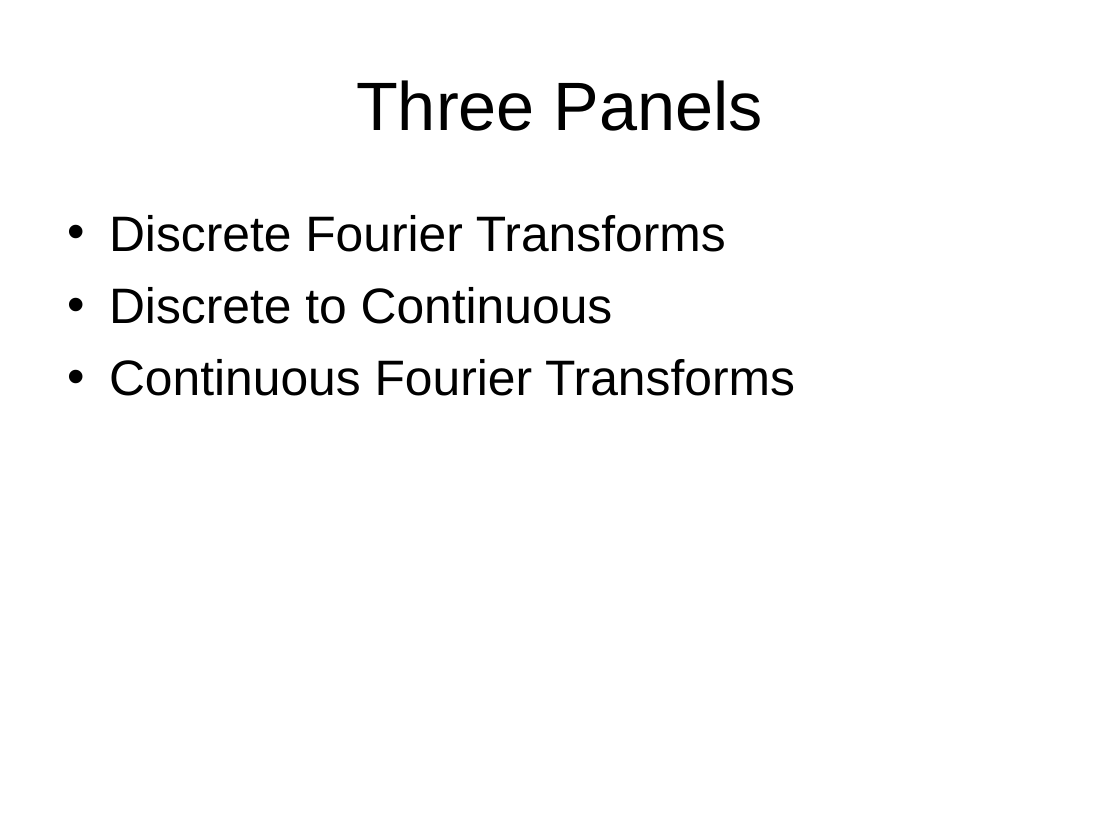
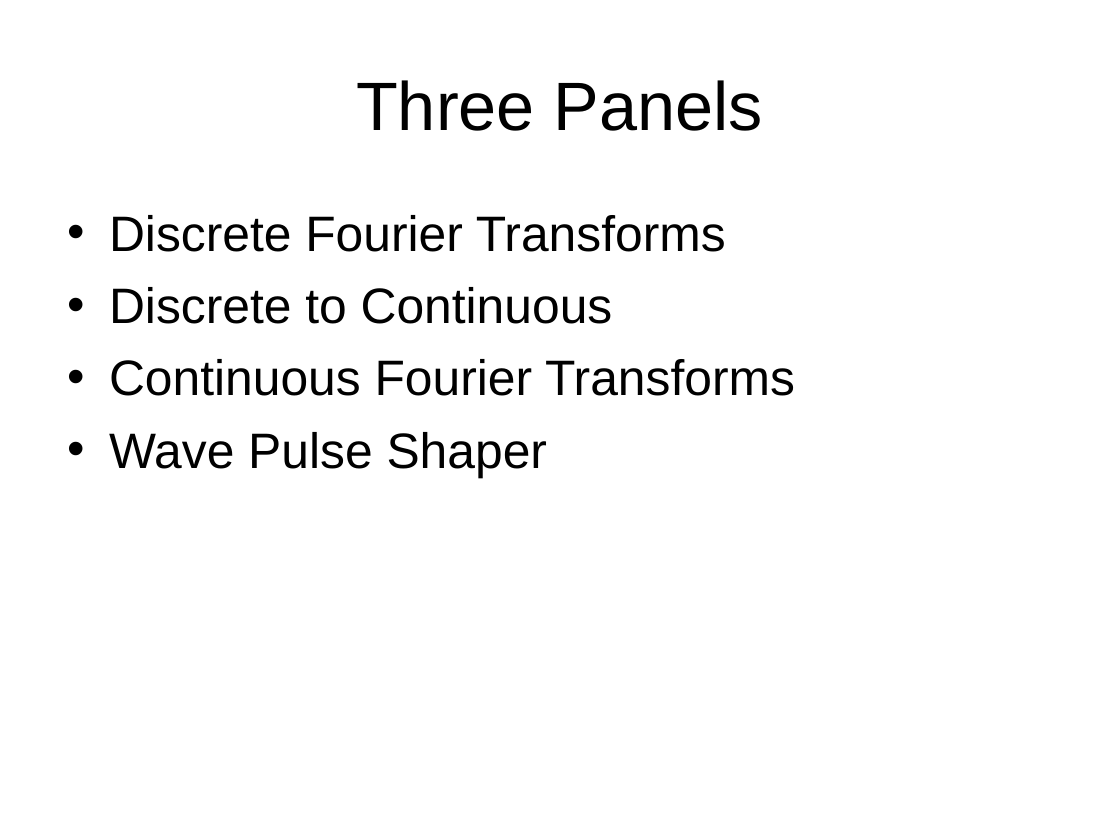
Before and after one commit to azharawaw/sim, a slide deck: slide 2 of trunk/fourier/doc/Fourier_Design_Outline.ppt. Drawn at 1120x840 pixels with LibreOffice and Linux fonts; fonts in the diff are those of the drawing. Boxes give left, top, right and bottom in pixels: in the first picture for what was removed or moved away, otherwise in the second. Text is boxed around its words. In the diff, an @@ line names an element or a change of style, - is before the commit and + after.

```diff
--- a/trunk/fourier/doc/Fourier_Design_Outline.ppt
+++ b/trunk/fourier/doc/Fourier_Design_Outline.ppt
@@ text at (109,432,547,478): paragraph added @@
+• Wave Pulse Shaper
```
Also in this commit, not shown: 10 other slides changed, 16 slides added, 6 slides removed.
